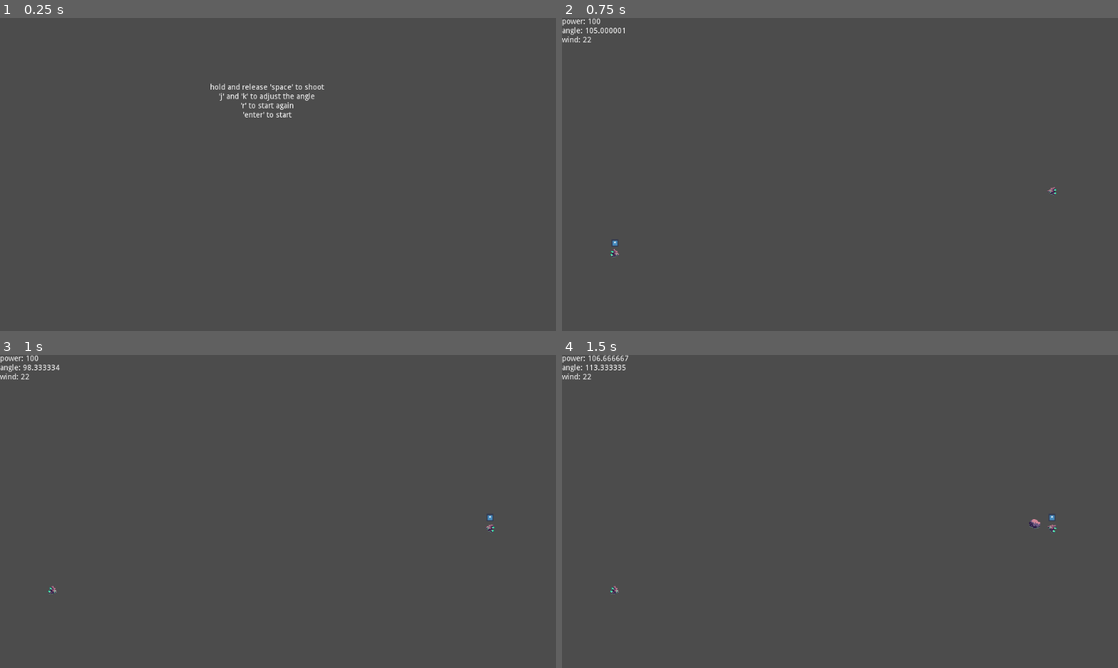
Above: before the commit, frames 1-4 (two rows, left to right).
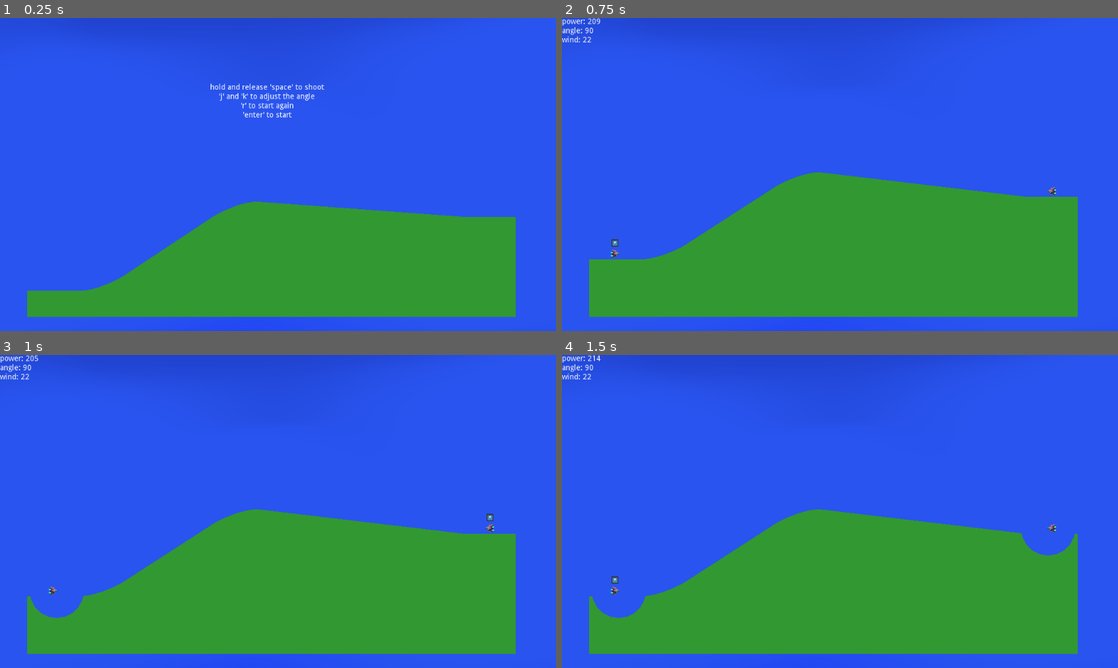
Above: after the commit, the same moments.

Repository: brianrrichter/gd_cannon
Game: Godot game, scene res://Main.tscn
Same seed, same stepped clock (60 frames per second), same inputs: the game is played once before the commit and once after it. The engine's default icon, where the game draws it, is replaced by a stand-in: a white triangle on a blue panel in a dark square.
Inputs:
- Up to frame 1 (0.25 s): no input
- Up to frame 2 (0.75 s): tap Enter at 0.5 s; hold K from 0.53 s (still down)
- Up to frame 3 (1 s): keep holding K; tap Space at 0.77 s; tap J at 0.8 s
- Up to frame 4 (1.5 s): tap Space at 1.07 s; release K at 1.28 s; tap J at 1.35 s

The runs differ from the first frame. In frame 1, 100% of the frame differs, in the area x 0-100%, y 0-100%; in frame 2, 100%; in frame 3, 100%; in frame 4, 100%.

Commit message:
* dev: drawing polygon to make the floor visible * dev: keeping the velocity from the previous turn * dev: specific keys to increase and decrease velocity

Diff:
--- a/Main.tscn
+++ b/Main.tscn
@@ -1,11 +1,12 @@
-[gd_scene load_steps=4 format=2]
+[gd_scene load_steps=3 format=2]
 
 [ext_resource path="res://scripts/Main.gd" type="Script" id=1]
 [ext_resource path="res://scenes/Floor.tscn" type="PackedScene" id=2]
-[ext_resource path="res://scenes/Floor.gd" type="Script" id=3]
 
 [node name="Main" type="Node2D"]
 script = ExtResource( 1 )
+
+[node name="Floor" parent="." instance=ExtResource( 2 )]
 
 [node name="Label" type="Label" parent="."]
 margin_right = 40.0
@@ -37,6 +38,3 @@
 __meta__ = {
 "_edit_use_anchors_": false
 }
-
-[node name="Floor" parent="." instance=ExtResource( 2 )]
-script = ExtResource( 3 )
--- a/scenes/Floor.tscn
+++ b/scenes/Floor.tscn
@@ -1,9 +1,24 @@
-[gd_scene format=2]
+[gd_scene load_steps=4 format=2]
+
+[ext_resource path="res://images/floor_grass.png" type="Texture" id=1]
+[ext_resource path="res://images/sky_blue.png" type="Texture" id=2]
+[ext_resource path="res://scripts/Floor.gd" type="Script" id=3]
 
 [node name="Floor" type="Node2D"]
+script = ExtResource( 3 )
 __meta__ = {
 "_edit_group_": true
 }
+
+[node name="sky_blue" type="Sprite" parent="."]
+z_index = -1
+texture = ExtResource( 2 )
+centered = false
+
+[node name="floor_grass" type="Sprite" parent="."]
+visible = false
+texture = ExtResource( 1 )
+centered = false
 
 [node name="StaticBody2D" type="StaticBody2D" parent="."]
 collision_layer = 4
--- a/scenes/Floor.gd
+++ b/scripts/Floor.gd
@@ -4,11 +4,17 @@
 const FLOOR_HEIGHT = 550
 const FLOOR_MIN_X = 50
 
+#onready var image = Image.new()
+#onready var texture = ImageTexture.new()
+
 var side_a_height
 var side_b_height
 
 # Called when the node enters the scene tree for the first time.
 func _ready():
+#	image.load("res://images/floor_grass.png")
+#	texture.create_from_image(image)
+
 	pass # Replace with function body.
 
 #get the vector position for the player/spot
@@ -37,14 +43,6 @@
 
 		var pol1 = cp.polygon #$StaticBody2D/CollisionPolygon2D.polygon
 
-	#	var pol2 : PoolVector2Array  #= $StaticBody2D/CollisionPolygon2D.polygon
-	#
-	#	for p in pol1:
-	#		pol2.append(p + Vector2(0, 50))
-
-	#	var res = Geometry.intersect_polygons_2d(pol1, pol2)
-	#	var res = Geometry.merge_polygons_2d(pol1, create_destruction_polygon())
-
 		var res = Geometry.clip_polygons_2d(pol1, create_destruction_polygon(pos))
 
 		if res.size() > 0:
@@ -57,6 +55,8 @@
 				var collPol = CollisionPolygon2D.new()
 				collPol.polygon = p
 				$StaticBody2D.add_child(collPol)
+
+	update()
 
 func create_destruction_polygon(origin = Vector2(500, 250)):
 	var res : PoolVector2Array
@@ -95,11 +95,8 @@
 	#right side platform
 	array_of_line_points.append(Vector2(FLOOR_MIN_X + FLOOR_WIDTH * .1,FLOOR_HEIGHT - side_a_height))
 
-#	array_of_line_points.append(Vector2(0,0))
-
 	var i = 0
 	for point in array_of_line_points:
-#		var control_point1 = get_per
 		if i < 4 or i > 6:
 			curve.add_point(point, Vector2.ZERO, Vector2.ZERO)
 		elif i == 4:
@@ -114,3 +111,24 @@
 #	curve.get_baked_points()
 
 	$StaticBody2D/CollisionPolygon2D.polygon = curve.tessellate()
+
+	update()
+
+func _draw():
+#	var color = Color(1.0, 1.0, 1.0)
+	var color = Color(0.2, 0.6, 0.2)
+	var colors = PoolColorArray([color])
+
+	var collision_polygons = $StaticBody2D.get_children()
+
+	for cp in collision_polygons:
+		if !(cp is CollisionPolygon2D):
+			continue
+
+		var pol1 = cp.polygon
+
+		draw_polygon(pol1, colors, pol1)
+
+#		var pol2 = [Vector2(0, 0), Vector2(512, 0), Vector2(512, 128), Vector2(0, 128)]
+#
+#		draw_polygon(pol1, colors, pol1, texture, texture)
--- a/scripts/Main.gd
+++ b/scripts/Main.gd
@@ -7,9 +7,10 @@
 #var ball_scene = preload("res://Ball.tscn")
 var player_scene = preload("res://scenes/Player.tscn")
 
-var velocity = 100
+#var velocity = 100
 var wind_velocity = 0
 const MAX_VELOCITY = 450
+const MIN_VELOCITY = 0
 #var angle = 90.0
 #onready var player1 = null
 #onready var player2 = null
@@ -99,7 +100,7 @@
 			else:
 				print("null player")
 
-			velocity = 100
+#			velocity = 100
 
 
 
@@ -147,18 +148,22 @@
 			print(str("current_player => ", currentPlayer))
 			return
 		var angle = curr.pointing_angle
-		if Input.is_key_pressed(KEY_SPACE):
-			velocity = velocity + (100 * delta)
-			if velocity > MAX_VELOCITY:
-				velocity = MAX_VELOCITY
-		if Input.is_key_pressed(KEY_K) and angle <= 360:
+		if Input.is_key_pressed(KEY_K):
+			curr.velocity = curr.velocity + round(50 * delta)
+			if curr.velocity > MAX_VELOCITY:
+				curr.velocity = MAX_VELOCITY
+		if Input.is_key_pressed(KEY_J):
+			curr.velocity = curr.velocity - round(50 * delta)
+			if curr.velocity < MIN_VELOCITY:
+				curr.velocity = MIN_VELOCITY
+		if Input.is_key_pressed(KEY_L) and angle <= 360:
 			angle = angle + (100 * delta)
-		if Input.is_key_pressed(KEY_J) and angle > 0:
+		if Input.is_key_pressed(KEY_H) and angle > 0:
 			angle = angle - (100 * delta)
 
 		curr.set_pointing_angle(angle)
-		curr.velocity = velocity
-		$Label.text = str("power: ", velocity, "\nangle: ", angle, "\nwind: ", wind_velocity)
+#		curr.velocity = velocity
+		$Label.text = str("power: ", curr.velocity, "\nangle: ", angle, "\nwind: ", wind_velocity)
 
 	elif game_state == RESOLVING:
 		if not resolvable_items.empty():
Binary file added: images/floor_grass.png
Not shown, added: images/floor_grass.png.import
Binary file added: images/sky_blue.png
Not shown, added: images/sky_blue.png.import
